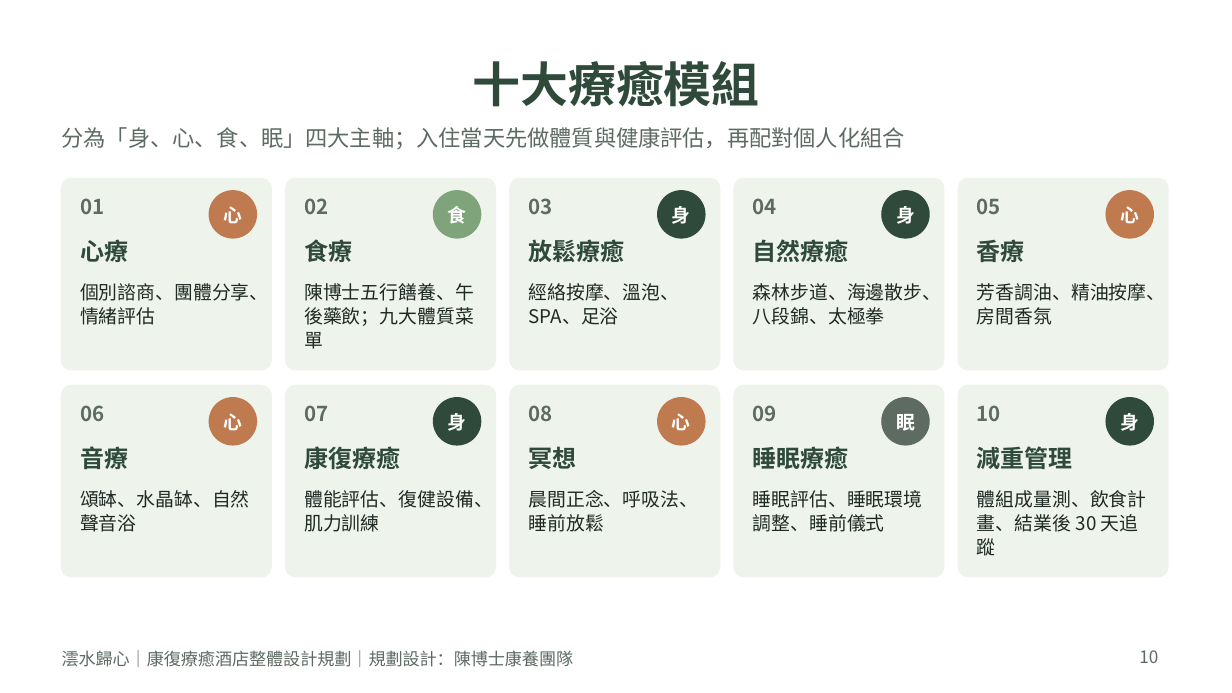
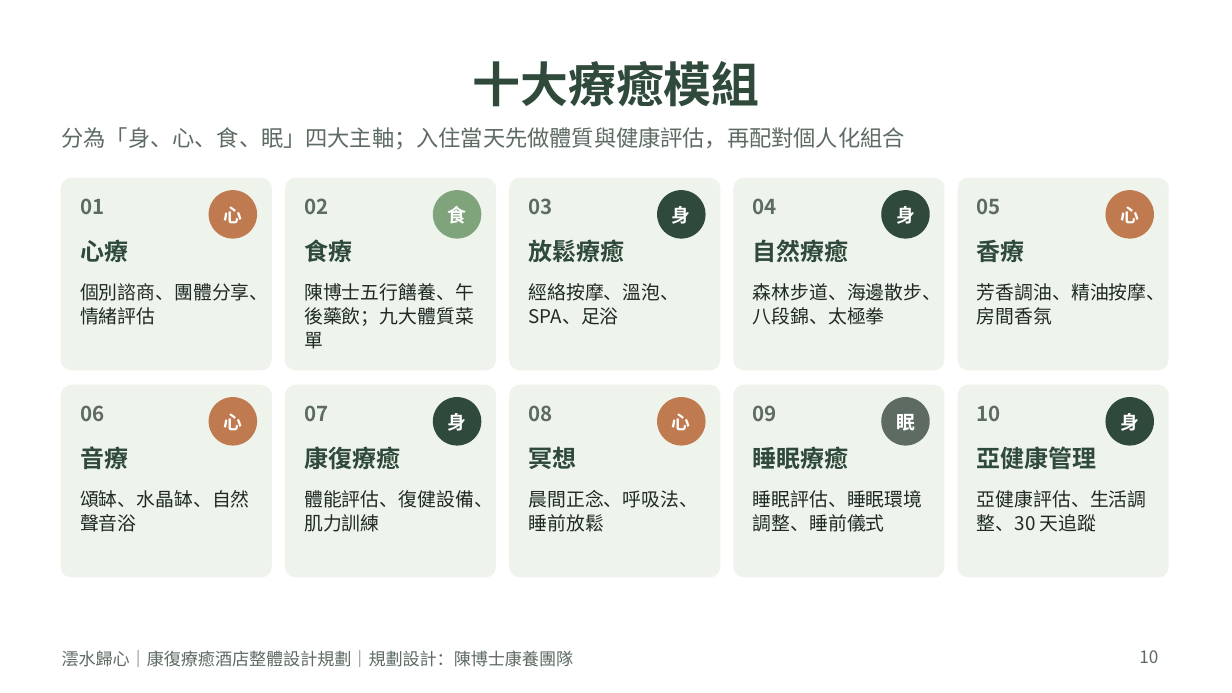
Before and after one commit to yes039/yes039, a slide deck: slide 10 of 澐水歸心_康復療癒酒店整體設計規劃.pptx. Drawn at 1232x693 pixels with LibreOffice and Linux fonts; fonts in the diff are those of the drawing. Boxes give left, top, right and bottom in pixels: in the first picture for what was removed or moved away, otherwise in the second. Text is boxed around its words. In the diff, an @@ line names an element or a change of style, - is before the commit and + after.

```diff
--- a/澐水歸心_康復療癒酒店整體設計規劃.pptx
+++ b/澐水歸心_康復療癒酒店整體設計規劃.pptx
@@ text at box(977, 446, 1097, 469): text changed @@
-減重管理
+亞健康管理
@@ text at box(977, 490, 1147, 532): text changed @@
-體組成量測、飲食計畫、結業後 30 天追蹤
+亞健康評估、生活調整、30 天追蹤
```
Also in this commit, not shown: 3 other files.
